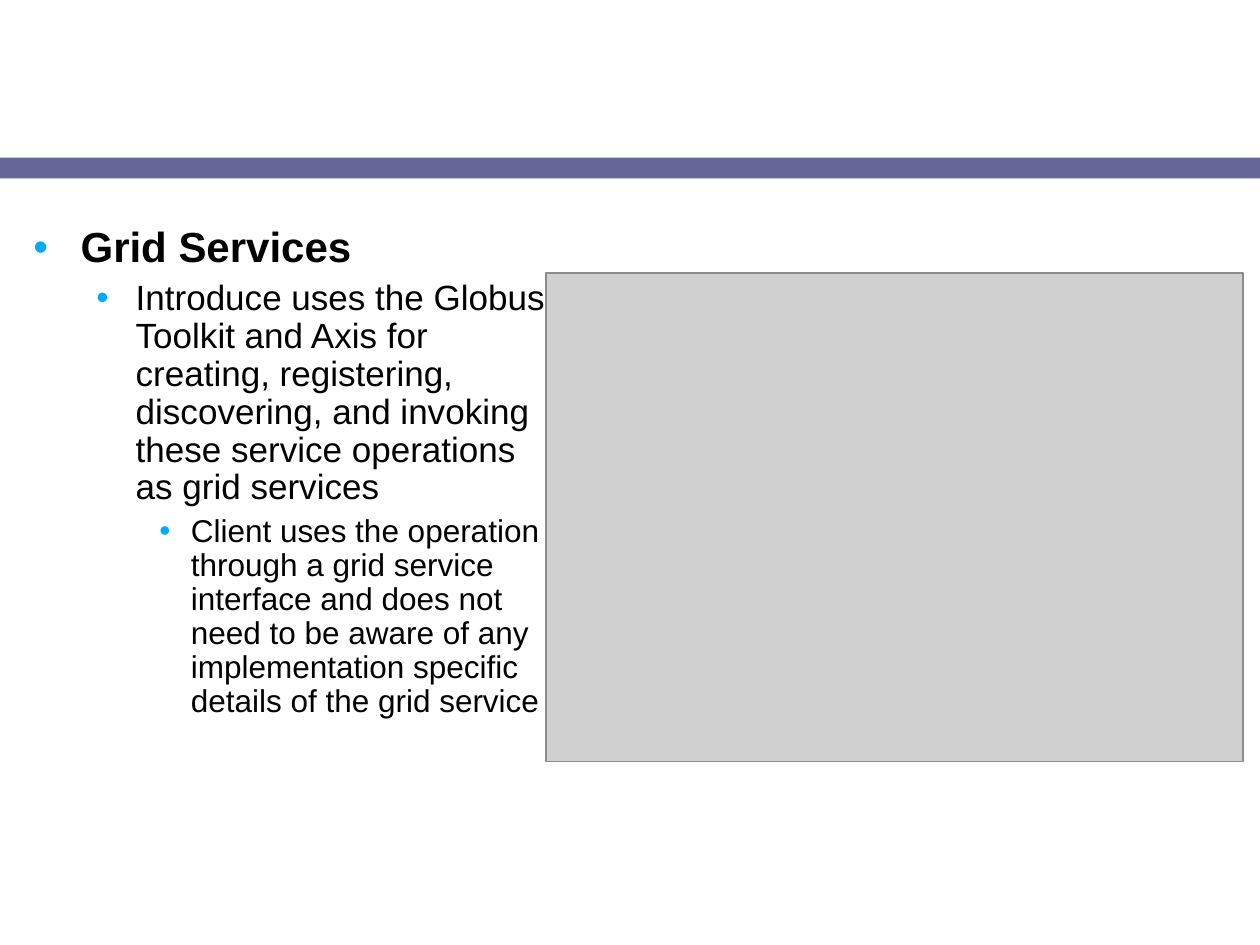
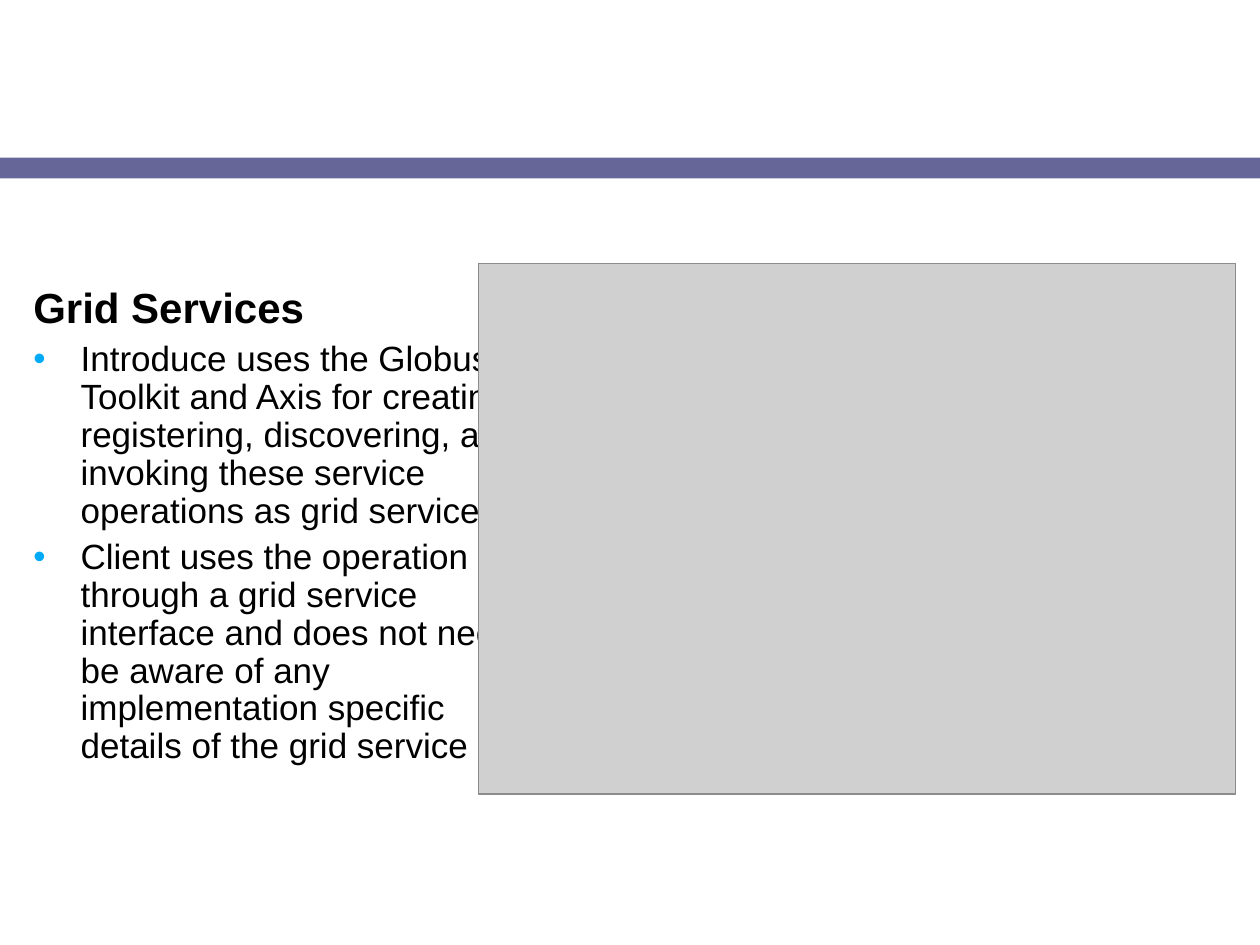
Before and after one commit to NCIP/cagrid-docs, a slide deck: slide 6 of presentations/2008_AnnualMeeting/breakouts/caGrid_Introduce.ppt (slide 5 before the commit). Drawn at 1260x945 pixels with LibreOffice and Linux fonts; fonts in the diff are those of the drawing; grey boxes stand for pictures; background and template pictures are left out. Boxes give left, top, right and bottom in pixels: in the first picture for what was removed or moved away, otherwise in the second. Text is boxed around its words. In the diff, an @@ line names an element or a change of style, - is before the commit and + after.

```diff
--- a/presentations/2008_AnnualMeeting/breakouts/caGrid_Introduce.ppt
+++ b/presentations/2008_AnnualMeeting/breakouts/caGrid_Introduce.ppt
@@ text "Grid Services" at (x1=33, y1=292, x2=518, y2=765): size 18 to 20 pt in "Client uses the operation through a grid ..."; bullet • to none; list level 2 to 1 in "Introduce uses the Globus Toolkit ..."; list level 3 to 1 in "Client uses the operation through ..." @@
@@ picture resized from (x1=546, y1=273, x2=1242, y2=762) to (x1=479, y1=263, x2=1236, y2=794) @@
```
Also in this commit, not shown: 11 other slides changed, 6 slides added.
